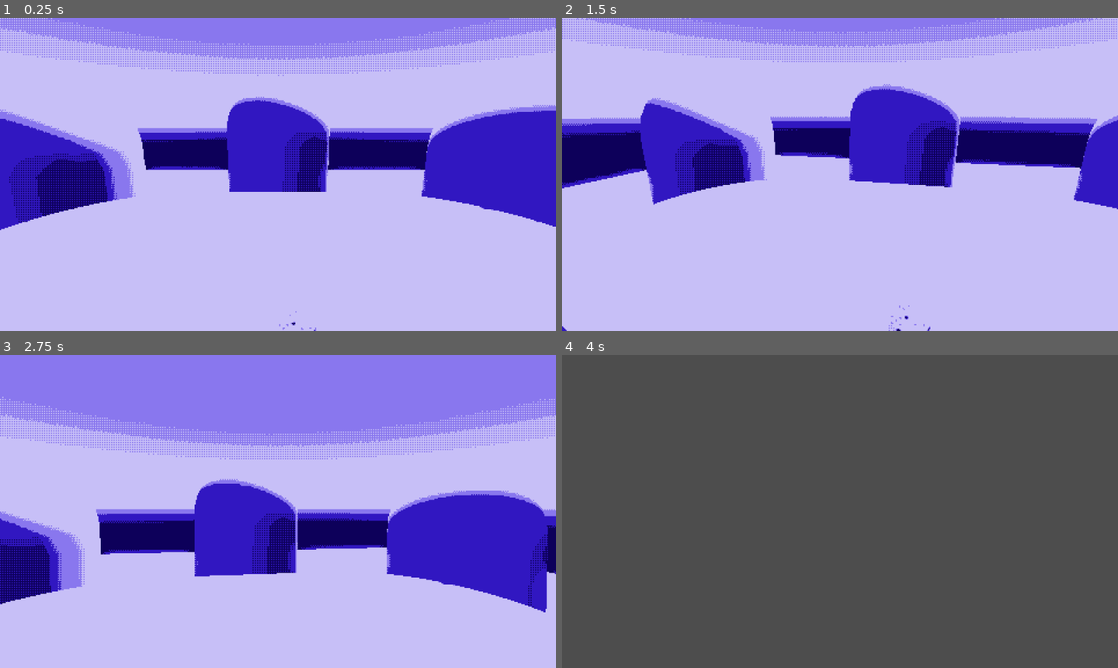
Above: before the commit, frames 1-4 (two rows, left to right).
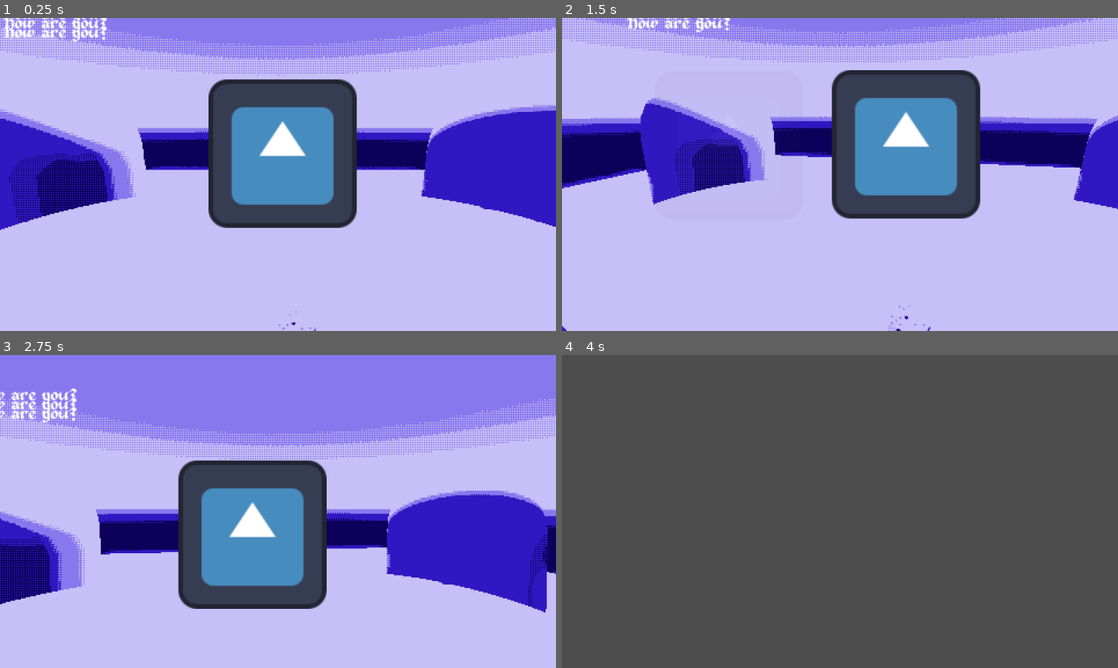
Above: after the commit, the same moments.

Repository: Merrick-McLean/GameOff13
Game: Godot game, scene res://scenes/main.tscn
The game is run twice, just before and just after one commit, with the same random seed, the same clock (stepped at 60 frames per second) and the same inputs. This scene is started directly instead of the project's main scene. The engine's default icon, where the game draws it, is replaced by a stand-in: a white triangle on a blue panel in a dark square.
Inputs (mouse positions are in pixels of both pictures, inside the frame that each line leads up to):
- Up to frame 1 (0.25 s): no input
- Up to frame 2 (1.5 s): tap Enter at 0.5 s; move the mouse to (962, 158) at 0.52 s; tap F5 (debug_set_start_scene) at 1.25 s; move the mouse to (728, 190) at 1.27 s
- Up to frame 3 (2.75 s): tap F6 (debug_toggle_start_scene) at 2 s; move the mouse to (333, 442) at 2.02 s
- Up to frame 4 (4 s): tap R (debug_reset_level) at 2.75 s; move the mouse to (812, 574) at 2.77 s; tap F5 (debug_set_start_scene) at 3.5 s; move the mouse to (1006, 558) at 3.52 s

The runs differ from the first frame. In frame 1, 13% of the frame differs, in the area x 0-65%, y 0-68%; in frame 2, 13%; in frame 3, 13%, in the area x 0-59%, y 10-82%; in frame 4, nothing differs.
Error before the commit: Trying to assign value of type 'Control' to a variable of type 'dialogue_options.gd'. (res://scenes/dialogue_display.gd:17)

Commit message:
fading in of dialogue options picker

Diff:
--- a/project/project.godot
+++ b/project/project.godot
@@ -39,7 +39,7 @@
 
 [editor_plugins]
 
-enabled=PackedStringArray("res://addons/dialogue_manager/plugin.cfg")
+enabled=PackedStringArray()
 
 [input]
 
--- a/project/scenes/dialogue_display.gd
+++ b/project/scenes/dialogue_display.gd
@@ -1,11 +1,11 @@
 extends Control
 
 
-const DialogueOptionsScene = preload("res://scenes/ui/dialogue_options.tscn")
+const DialogueOptionsUIScene = preload("res://scenes/ui/dialogue_options.tscn")
 
 @export var viewport : Viewport
 
-var dialogue_options := []
+var dialogue_options_uis := []
 
 
 
@@ -14,10 +14,9 @@
 	assert(viewport, "No viewport!")
 
 	for i in range(Dialogue.Actor.COUNT):
-		var dialogue_options : DialogueOptions = DialogueOptionsScene.instantiate()
-		dialogue_options.hide()
-		dialogue_options.append(dialogue_options)
-
+		var dialogue_options_ui : DialogueOptionsUI = DialogueOptionsUIScene.instantiate()
+		add_child(dialogue_options_ui)
+		dialogue_options_uis.append(dialogue_options_ui)
 
 
 func _process(delta: float) -> void:
@@ -34,5 +33,12 @@
 			var displacement := Vector2(viewport.size) / 2 - unprojected_position
 			var actor := dialogue_point.actor
 
+
+
 			assert(not encountered_actors[actor], "Two DialoguePoints exist for the same actor")
 			encountered_actors[actor] = true
+
+			var dialogue_options_ui : DialogueOptionsUI = dialogue_options_uis[actor]
+			dialogue_options_ui.position = unprojected_position / 2 - dialogue_options_ui.size / 2
+			dialogue_options_ui.modulate.a = clamp(remap(displacement.length(), 150, 200, 1.0, 0.0), 0.0, 1.0)
+			dialogue_options_ui.visible = dialogue_options_ui.modulate.a > 0
--- a/project/scenes/game_room.tscn
+++ b/project/scenes/game_room.tscn
@@ -91,3 +91,10 @@
 [node name="DialoguePoint" parent="." instance=ExtResource("3_ig5u6")]
 transform = Transform3D(1, 0, 0, 0, 1, 0, 0, 0, 1, -1.05046, 0.904216, -0.213782)
 actor = 1
+
+[node name="DialoguePoint2" parent="." instance=ExtResource("3_ig5u6")]
+transform = Transform3D(1, 0, 0, 0, 1, 0, 0, 0, 1, 0.0331475, 0.904216, -0.544169)
+
+[node name="DialoguePoint3" parent="." instance=ExtResource("3_ig5u6")]
+transform = Transform3D(1, 0, 0, 0, 1, 0, 0, 0, 1, 1.05185, 0.904216, -0.192945)
+actor = 2
--- a/project/scenes/main.tscn
+++ b/project/scenes/main.tscn
@@ -50,7 +50,7 @@
 visible = false
 
 [node name="CSGBox3D" type="CSGBox3D" parent="SubViewportContainer/SubViewport/Node3D"]
-transform = Transform3D(-0.194096, 0.72213, -0.663969, -0.928146, -0.354317, -0.11403, -0.3176, 0.594129, 0.739014, 0, 0, 0)
+transform = Transform3D(-0.935338, 0.34914, -0.0569463, 0.0302716, -0.0813915, -0.996222, -0.352455, -0.93353, 0.0655595, 0, 0, 0)
 script = ExtResource("4_d2njp")
 
 [node name="Camera3D" type="Camera3D" parent="SubViewportContainer/SubViewport/Node3D"]
--- /dev/null
+++ b/project/scenes/ui/dialogue_option.gd
@@ -0,0 +1,11 @@
+class_name DialogueOptionUI
+extends Control
+
+signal selected
+
+@onready var label : Label = $Label
+
+var text := "" :
+	set(new_value):
+		text = new_value
+		label.text = text
--- /dev/null
+++ b/project/scenes/ui/dialogue_option.tscn
@@ -0,0 +1,17 @@
+[gd_scene load_steps=3 format=3 uid="uid://8o2dltkl2chv"]
+
+[ext_resource type="FontFile" uid="uid://60knahgt5qpy" path="res://fonts/OldWizard.ttf" id="1_141na"]
+[ext_resource type="Script" path="res://scenes/ui/dialogue_option.gd" id="1_ao5ku"]
+
+[node name="DialogueOption" type="Control"]
+layout_mode = 3
+anchors_preset = 0
+script = ExtResource("1_ao5ku")
+
+[node name="Label" type="Label" parent="."]
+offset_right = 40.0
+offset_bottom = 23.0
+theme_override_fonts/font = ExtResource("1_141na")
+text = "How are you?"
+horizontal_alignment = 1
+vertical_alignment = 1
--- /dev/null
+++ b/project/scenes/ui/dialogue_option_separator.tscn
@@ -0,0 +1,5 @@
+[gd_scene format=3 uid="uid://crllx70bkatyc"]
+
+[node name="DialogueOptionSeparator" type="Control"]
+layout_mode = 3
+anchors_preset = 0
--- a/project/scenes/ui/dialogue_options.gd
+++ b/project/scenes/ui/dialogue_options.gd
@@ -1,8 +1,37 @@
-class_name DialogueOptions
+class_name DialogueOptionsUI
 extends Control
 
+signal option_chosen(number: int)
 
+const DialogueOptionUIScene = preload("res://scenes/ui/dialogue_option.tscn")
+const DialogueOptionsSeparatorUIScene = preload("res://scenes/ui/dialogue_option_separator.tscn")
+
+var dialogue_options : Array[DialogueOptionUI] = []
+
+@onready var vbox : VBoxContainer = $VBoxContainer
+
+func _ready() -> void:
+	for i: int in range(Dialogue.MAX_OPTIONS):
+		var dialogue_option : DialogueOptionUI = DialogueOptionUIScene.instantiate()
+		dialogue_options.append(dialogue_option)
+		dialogue_option.selected.connect(func() -> void: option_chosen.emit(i))
+		vbox.add_child(dialogue_option)
+
+		if i < Dialogue.MAX_OPTIONS - 1:
+			vbox.add_child(DialogueOptionsSeparatorUIScene.instantiate())
 
 
 func load_options(options: Array[String]) -> void:
-	pass
+
+	assert(options.size() <= Dialogue.MAX_OPTIONS)
+
+	for i in range(Dialogue.MAX_OPTIONS):
+		var dialogue_option := dialogue_options[i]
+
+		if i >= options.size():
+			dialogue_option.hide()
+			continue
+
+		var option_text : String = options[i]
+		dialogue_option.show()
+		dialogue_option.text = option_text
--- a/project/scenes/ui/dialogue_options.tscn
+++ b/project/scenes/ui/dialogue_options.tscn
@@ -1,6 +1,8 @@
-[gd_scene load_steps=2 format=3 uid="uid://f1hvfx2nisdh"]
+[gd_scene load_steps=4 format=3 uid="uid://f1hvfx2nisdh"]
 
-[ext_resource type="FontFile" uid="uid://60knahgt5qpy" path="res://fonts/OldWizard.ttf" id="1_wo3oy"]
+[ext_resource type="Script" path="res://scenes/ui/dialogue_options.gd" id="1_iwwyr"]
+[ext_resource type="PackedScene" uid="uid://crllx70bkatyc" path="res://scenes/ui/dialogue_option_separator.tscn" id="2_ya10v"]
+[ext_resource type="Texture2D" uid="uid://bwce0xpba0t2q" path="res://sprites/icon.svg" id="3_vbf3w"]
 
 [node name="DialogueOptionPicker" type="Control"]
 layout_mode = 3
@@ -11,20 +13,30 @@
 offset_bottom = -270.0
 grow_horizontal = 2
 grow_vertical = 2
+script = ExtResource("1_iwwyr")
 
 [node name="VBoxContainer" type="VBoxContainer" parent="."]
-layout_mode = 0
-offset_right = 40.0
-offset_bottom = 40.0
+layout_mode = 1
+anchors_preset = 15
+anchor_right = 1.0
+anchor_bottom = 1.0
+grow_horizontal = 2
+grow_vertical = 2
 
-[node name="DialogueOption" type="Control" parent="VBoxContainer"]
+[node name="DialogueOptionSeparator" parent="VBoxContainer" instance=ExtResource("2_ya10v")]
 layout_mode = 2
 
-[node name="Label" type="Label" parent="VBoxContainer/DialogueOption"]
-layout_mode = 0
-offset_right = 40.0
-offset_bottom = 23.0
-theme_override_fonts/font = ExtResource("1_wo3oy")
-text = "How are you?"
-horizontal_alignment = 1
-vertical_alignment = 1
+[node name="TextureRect" type="TextureRect" parent="."]
+layout_mode = 1
+anchors_preset = 8
+anchor_left = 0.5
+anchor_top = 0.5
+anchor_right = 0.5
+anchor_bottom = 0.5
+offset_left = -20.0
+offset_top = -20.0
+offset_right = 20.0
+offset_bottom = 20.0
+grow_horizontal = 2
+grow_vertical = 2
+texture = ExtResource("3_vbf3w")
--- a/project/singletons/dialogue.gd
+++ b/project/singletons/dialogue.gd
@@ -1,5 +1,7 @@
 extends Node
 
+
+const MAX_OPTIONS = 3
 
 
 enum Actor {
@@ -19,5 +21,5 @@
 		Actor.PIRATE_LEFT:
 			result = ["Test 1", "How are ya?", "Test 2"]
 
-	assert(result.size() <= 3)
+	assert(result.size() <= MAX_OPTIONS)
 	return result
